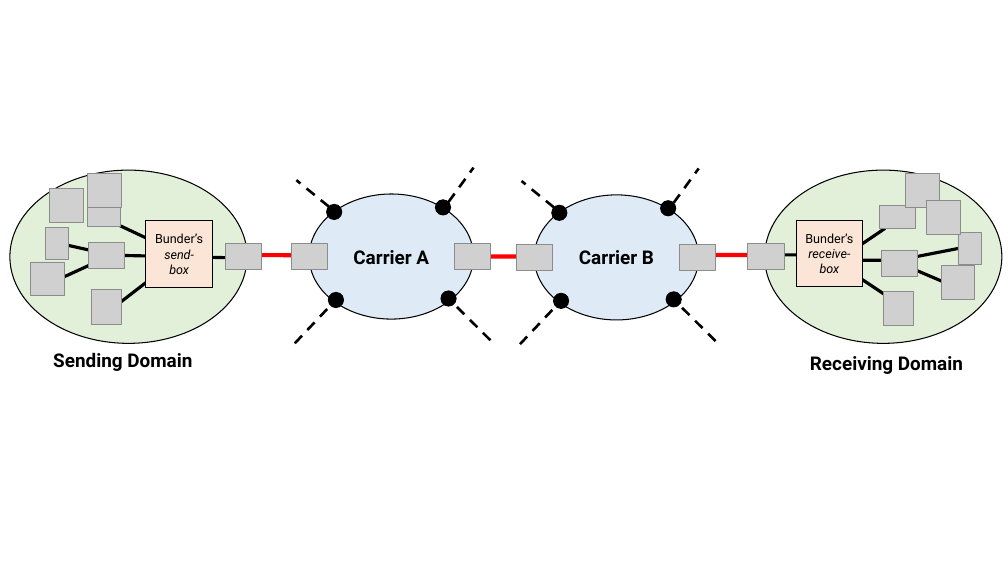
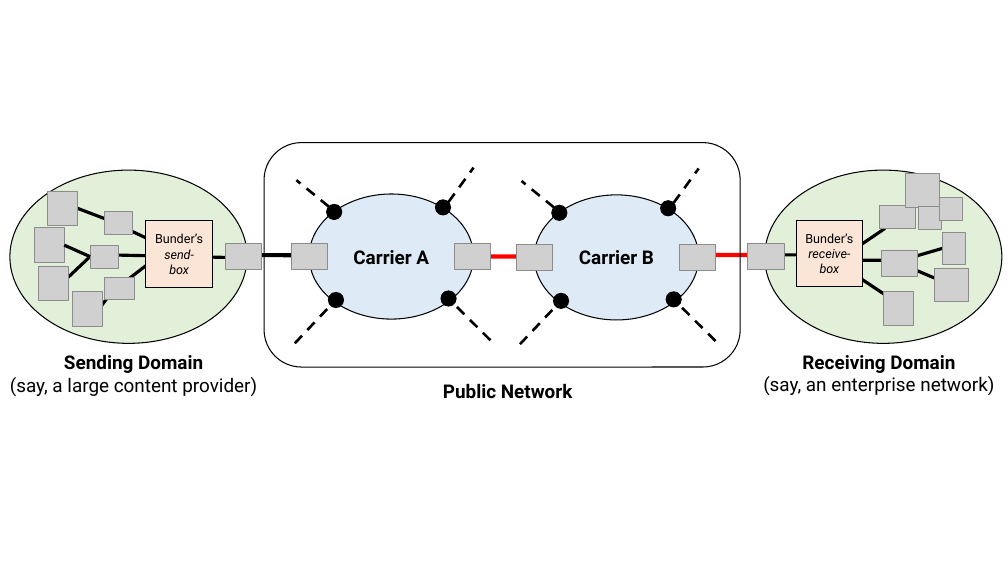
Before and after one commit to akshayknarayan/bundler-paper, a slide deck: slide 1 of img/deployment-arch.pptx. Drawn at 1008x567 pixels with LibreOffice and Linux fonts; fonts in the diff are those of the drawing; grey boxes stand for pictures. Boxes give left, top, right and bottom in pixels: in the first picture for what was removed or moved away, otherwise in the second. Text is boxed around its words. In the diff, an @@ line names an element or a change of style, - is before the commit and + after.

```diff
--- a/img/deployment-arch.pptx
+++ b/img/deployment-arch.pptx
@@ picture removed at [88, 173, 122, 207] @@
@@ picture: place and size @@
-picture at [91, 289, 122, 324]
+picture at [48, 191, 78, 226]
@@ picture removed at [50, 188, 84, 222] @@
@@ picture removed at [88, 205, 120, 226] @@
@@ picture removed at [927, 201, 961, 235] @@
@@ group added at [72, 143, 963, 399]: 5 pictures, 2 lines, 1 text, 1 rounded rectangle, 1 rectangle @@
+Public Network
@@ picture: place and size @@
-picture at [45, 228, 69, 260]
+picture at [34, 228, 64, 262]
@@ picture: place and size @@
-picture at [958, 232, 982, 265]
+picture at [942, 232, 966, 265]
@@ picture: place and size @@
-picture at [31, 262, 65, 296]
+picture at [38, 266, 68, 301]
@@ line moved from (51, 283) - (98, 261) to (58, 287) - (90, 256) @@
@@ line moved from (63, 244) - (95, 251) to (64, 245) - (90, 256) @@
@@ picture: place and size @@
-picture at [88, 243, 125, 269]
+picture at [90, 245, 119, 268]
@@ line moved from (108, 312) - (154, 277) to (114, 290) - (159, 256) @@
@@ line moved from (104, 255) - (236, 258) to (116, 255) - (247, 258) @@
@@ line (259, 255) - (306, 256): stroke #FF0000 4 pt to #000000 4 pt @@
@@ line moved from (910, 258) - (958, 249) to (894, 262) - (942, 249) @@
@@ picture: place and size @@
-picture at [941, 265, 975, 299]
+picture at [935, 268, 969, 302]
@@ text "Sending Domain": place and size @@
-text "Sending Domain" at [53, 352, 192, 371]
+text "Sending Domain" at [10, 354, 257, 396]
@@ text at [64, 354, 203, 373]: alignment left to centre @@
@@ text "Receiving Domain": place and size @@
-text "Receiving Domain" at [810, 356, 963, 374]
+text "Receiving Domain" at [763, 355, 994, 395]
@@ text at [802, 355, 955, 373]: alignment left to centre @@
@@ text at [10, 377, 257, 396]: paragraph added @@
+(say, a large content provider)
@@ text at [763, 376, 994, 395]: paragraph added @@
+(say, an enterprise network)
```
Also in this commit, not shown: 10 other files.
